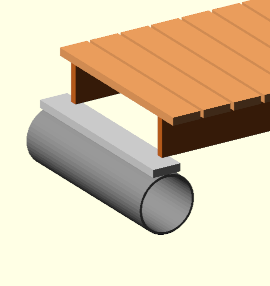
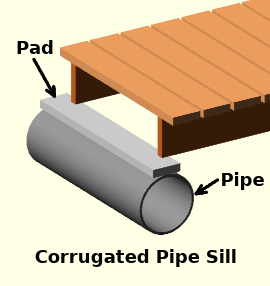
Two versions of the same layered image (270 x 286). Layer-by-layer changes:
added layer "Arrow" above "Arrow #1" over [32, 58, 56, 98]
added layer "Arrow #1" above "Pad" over [194, 178, 219, 196]
added layer "Pad" above "Pipe" over [17, 40, 53, 54]
added layer "Pipe" above "Corrugated Pipe Sill" over [222, 172, 264, 190]
added layer "Corrugated Pipe Sill" above "Boardwalk-pipe.png" over [35, 249, 236, 267]
